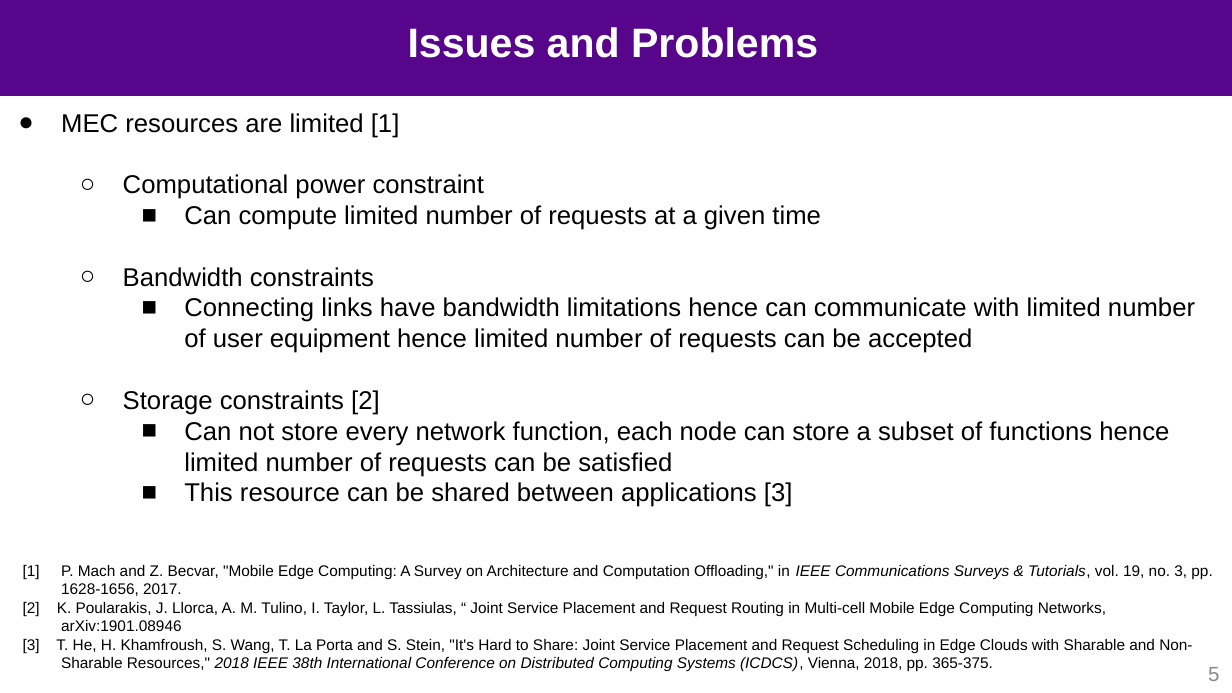
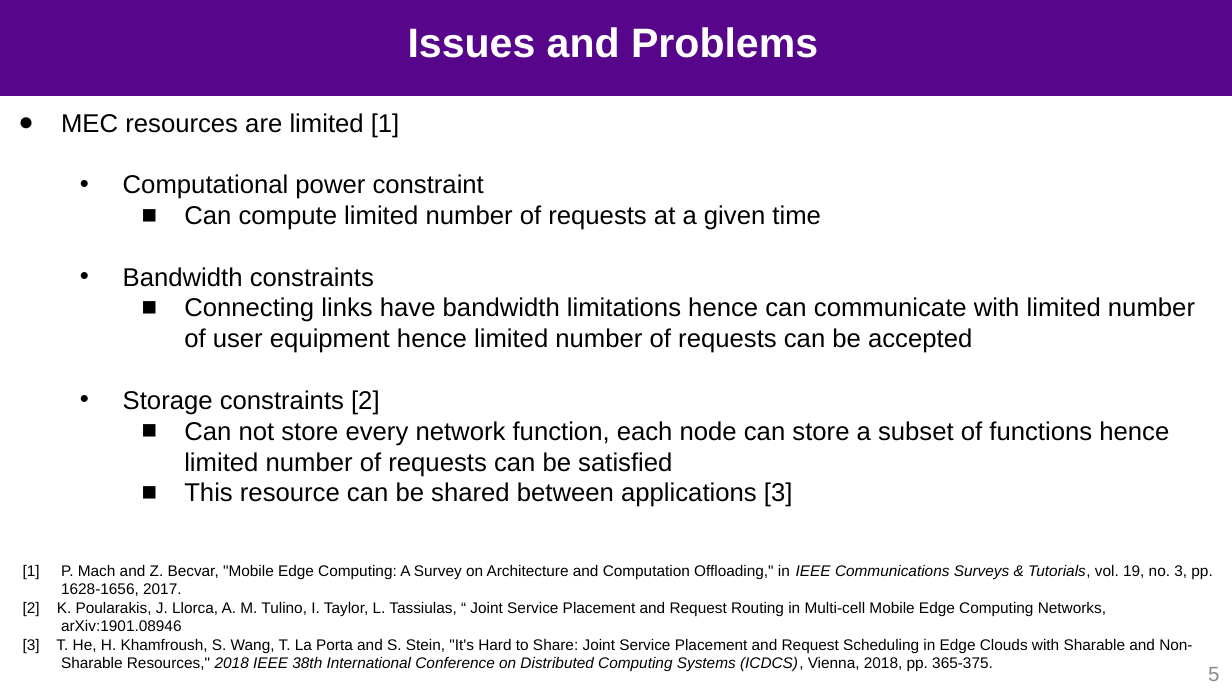
Before and after one commit to mustafafu/mec_request_routing, a slide deck: slide 5 of common_script/FinalPresentation.pptx. Drawn at 1232x693 pixels with LibreOffice and Linux fonts; fonts in the diff are those of the drawing; background and template pictures are left out. Boxes give left, top, right and bottom in pixels: in the first picture for what was removed or moved away, otherwise in the second. Text is boxed around its words. In the diff, an @@ line names an element or a change of style, - is before the commit and + after.

```diff
--- a/common_script/FinalPresentation.pptx
+++ b/common_script/FinalPresentation.pptx
@@ text "MEC resources are limited [1]" at (61,113,1195,507): bullet ○ to • @@
```
Also in this commit, not shown: 8 other slides changed, 18 other files.
